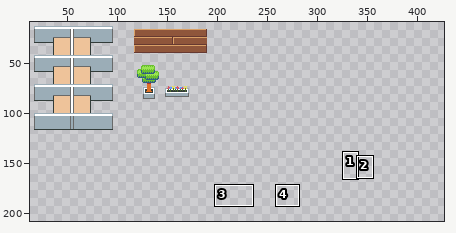
Pixel-art file: graphics/original_files/office_assist_additions.aseprite. The picture above shows the old version from afar; the outline marks the close-up.
Close-up. Before:
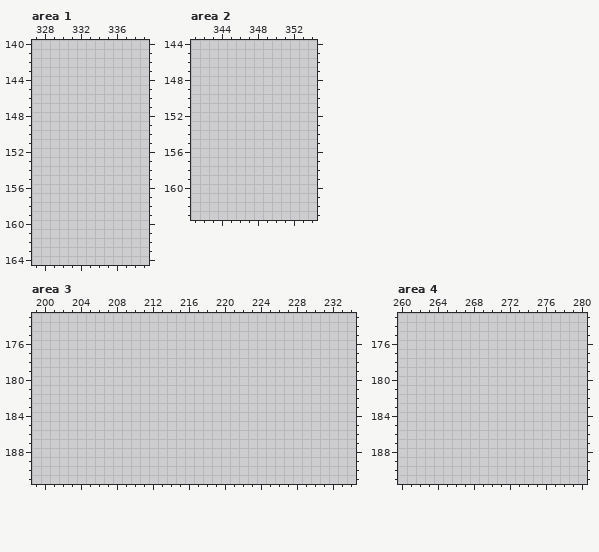
512x512 pixels, 1 frame. Shown: area 1: x 327..339, y 140..164; area 2: x 341..354, y 144..163; area 3: x 199..234, y 173..191; area 4: x 260..280, y 173..191. The wide view leaves out empty margins. The commit also changed other parts of the picture, which this record leaves out.
The result:
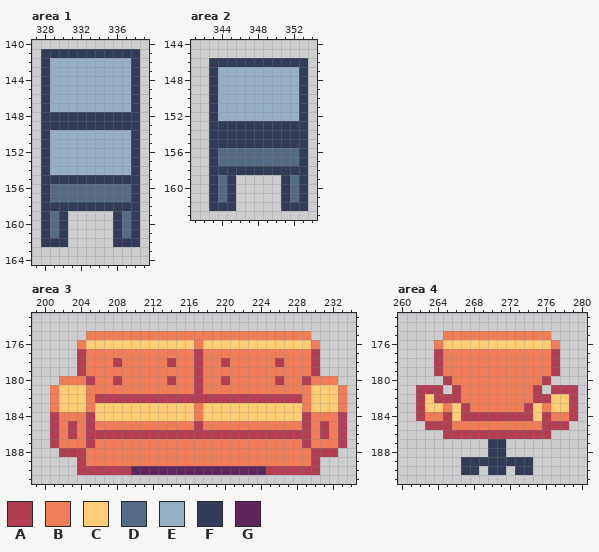
Palette (. is transparent): A #b13e53  B #ef7d57  C #ffcd75  D #566c86  E #94b0c2  F #333c57  G #5d275d
Change:
Changed rows in their new state; - is an unchanged pixel.
Area 1:
first column x 328:
141 FFFFFFFFFFF
142 FEEEEEEEEEF
143 FEEEEEEEEEF
144 FEEEEEEEEEF
145 FEEEEEEEEEF
146 FEEEEEEEEEF
147 FEEEEEEEEEF
148 FFFFFFFFFFF
149 FFFFFFFFFFF
150 FEEEEEEEEEF
151 FEEEEEEEEEF
152 FEEEEEEEEEF
153 FEEEEEEEEEF
154 FEEEEEEEEEF
155 FFFFFFFFFFF
156 FDDDDDDDDDF
157 FDDDDDDDDDF
158 FFFFFFFFFFF
159 FDF-----FDF
160 FDF-----FDF
161 FDF-----FDF
162 FFF-----FFF
Area 2:
first column x 343:
146 FFFFFFFFFFF
147 FEEEEEEEEEF
148 FEEEEEEEEEF
149 FEEEEEEEEEF
150 FEEEEEEEEEF
151 FEEEEEEEEEF
152 FEEEEEEEEEF
153 FFFFFFFFFFF
154 FFFFFFFFFFF
155 FFFFFFFFFFF
156 FDDDDDDDDDF
157 FDDDDDDDDDF
158 FFFFFFFFFFF
159 FDF-----FDF
160 FDF-----FDF
161 FDF-----FDF
162 FFF-----FFF
Area 3:
first column x 201:
175 ----BBBBBBBBBBBBBBBBBBBBBBBBB----
176 ---BCCCCCCCCCCCCBCCCCCCCCCCCCB---
177 ---ABBBBBBBBBBBBABBBBBBBBBBBBA---
178 ---ABBBABBBBBABBABBABBBBBABBBA---
179 ---ABBBBBBBBBBBBABBBBBBBBBBBBA---
180 -BBBABBABBBBBABBABBABBBBBABBABBB-
181 BCCCBBBBBBBBBBBBABBBBBBBBBBBBCCCB
182 BCCCBAAAAAAAAAAAAAAAAAAAAAAABCCCB
183 BCCCBCCCCCCCCCCCBCCCCCCCCCCCBCCCB
184 ABBBACCCCCCCCCCCBCCCCCCCCCCCABBBA
185 ABABABBBBBBBBBBBABBBBBBBBBBBABABA
186 ABABAAAAAAAAAAAAAAAAAAAAAAAAABABA
187 ABBBABBBBBBBBBBBBBBBBBBBBBBBABBBA
188 -AAABBBBBBBBBBBBBBBBBBBBBBBBBAAA-
189 ---ABBBBBBBBBBBBBBBBBBBBBBBBBA---
190 ---AAAAAAGGGGGGGGGGGGGGGAAAAAA---
Area 4:
first column x 262:
175 ---BBBBBBBBBBBB---
176 --BCCCCCCCCCCCCB--
177 --ABBBBBBBBBBBBA--
178 --ABBBBBBBBBBBBA--
179 --ABBBBBBBBBBBBA--
180 ---ABBBBBBBBBBA---
181 AAA-ABBBBBBBBA-AAA
182 ACAAABBBBBBBBAACCA
183 ACCBCABBBBBBACBCCA
184 ABBACAAAAAAAACABBA
185 -AAABBBBBBBBBBAAA-
186 ---AAAAAAAAAAAA---
187 --------FF--------
188 --------FF--------
189 -----FFFFFFFF-----
190 -----FF-FF-FF-----
Where, in picture pixels (left, top, right, bottom), the same in both close-ups:
added: (41, 49, 140, 247)
added: (209, 58, 308, 211)
added: (50, 331, 347, 475)
added: (416, 331, 578, 475)
